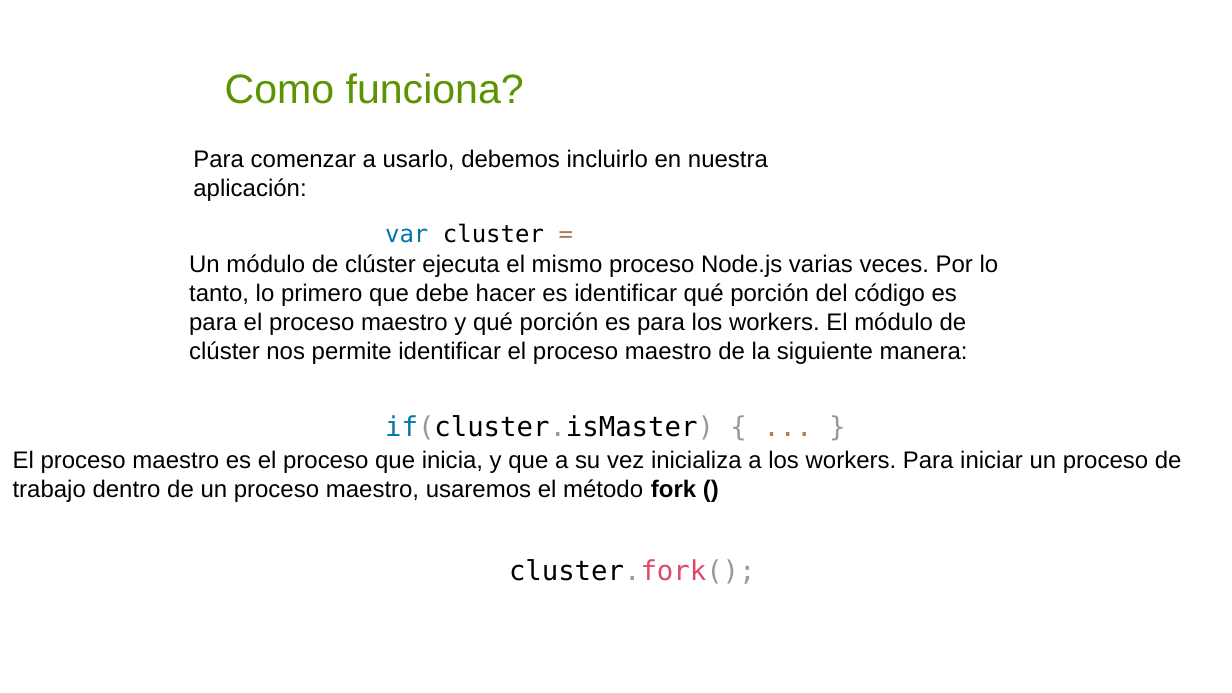
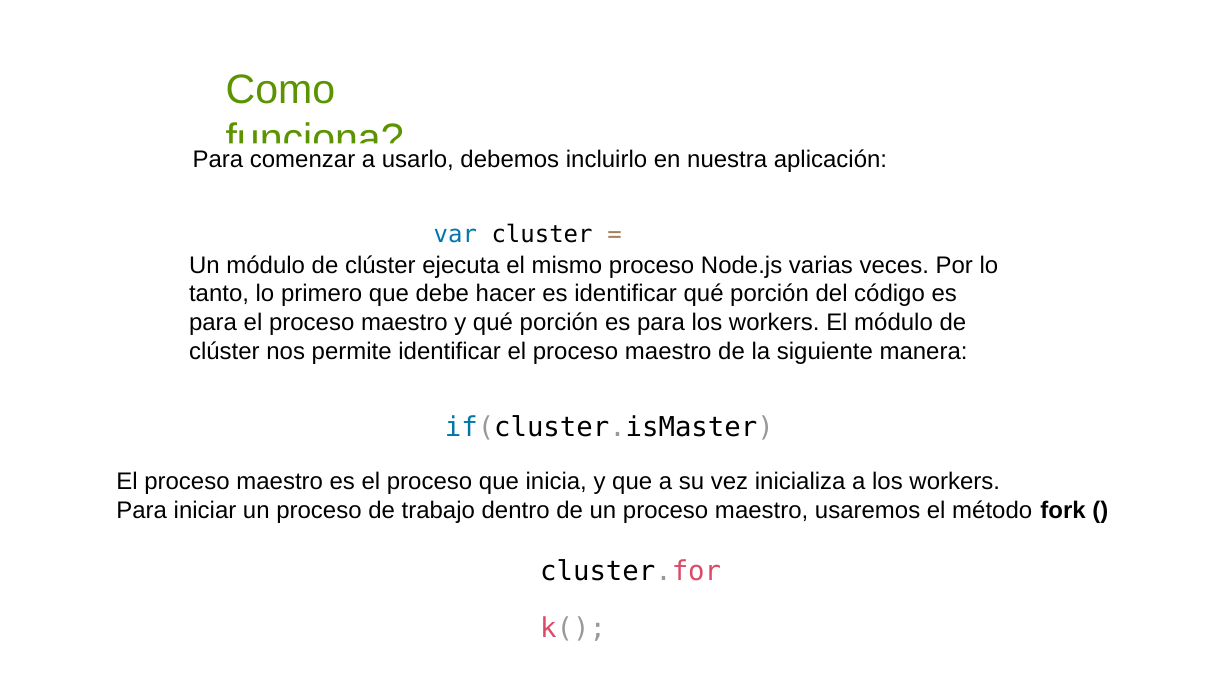
Before and after one commit to lukillo/clusters, a slide deck: slide 4 of Clusters.pptx. Drawn at 1232x693 pixels with LibreOffice and Linux fonts; fonts in the diff are those of the drawing; background and template pictures are left out. Boxes give left, top, right and bottom in pixels: in the first picture for what was removed or moved away, otherwise in the second. Text is boxed around its words. In the diff, an @@ line names an element or a change of style, - is before the commit and + after.

```diff
--- a/Clusters.pptx
+++ b/Clusters.pptx
@@ text "Como funciona?" rewrapped from box(225, 73, 524, 104) to box(226, 74, 404, 161) @@
@@ text "Para comenzar a usarlo, debemos ..." rewrapped from box(193, 149, 768, 201) to box(193, 149, 887, 172) @@
@@ text "var cluster = require('cluster);": place and size @@
-text "var cluster = require('cluster);" at box(385, 223, 645, 300)
+text "var cluster = require('cluster);" at box(434, 223, 694, 300)
@@ text "if(cluster.isMaster) { ... }": place and size @@
-text "if(cluster.isMaster) { ... }" at box(385, 415, 714, 440)
+text "if(cluster.isMaster) { ... }" at box(445, 415, 774, 440)
@@ text at box(116, 471, 1085, 523): text changed @@
-El proceso maestro es el proceso que inicia, y que a su vez inicializa a los workers. Para iniciar un proceso de trabajo dentro de un proceso maestro, usaremos el método fork ()
+El proceso maestro es el proceso que inicia, y que a su vez inicializa a los workers.
+Para iniciar un proceso de trabajo dentro de un proceso maestro, usaremos el método fork ()
@@ text "cluster.fork();" rewrapped from box(509, 559, 756, 584) to box(540, 559, 721, 581) @@
```
Also in this commit, not shown: 3 other slides changed, 2 slides added, 1 slide removed, 2 other files.
